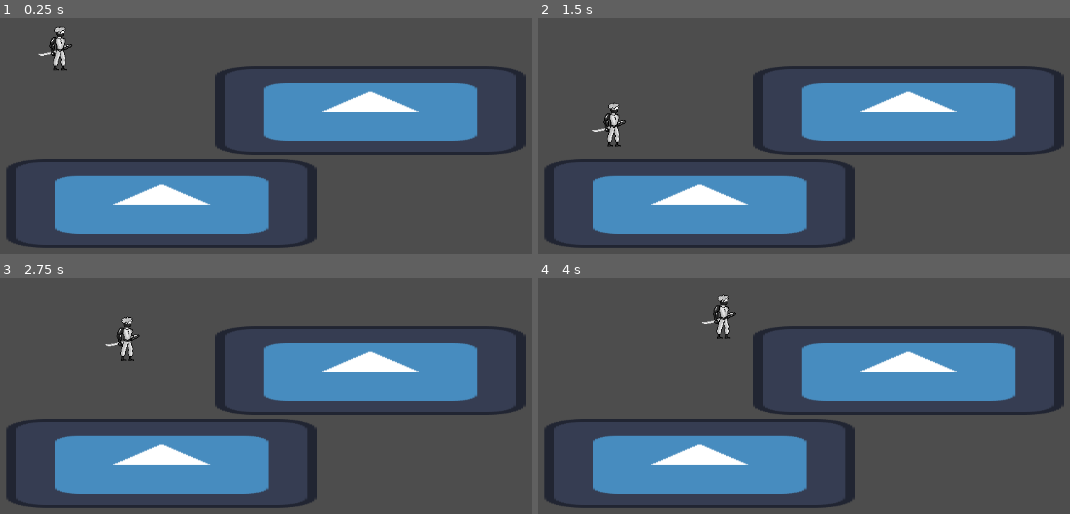
Above: before the commit, frames 1-4 (two rows, left to right).
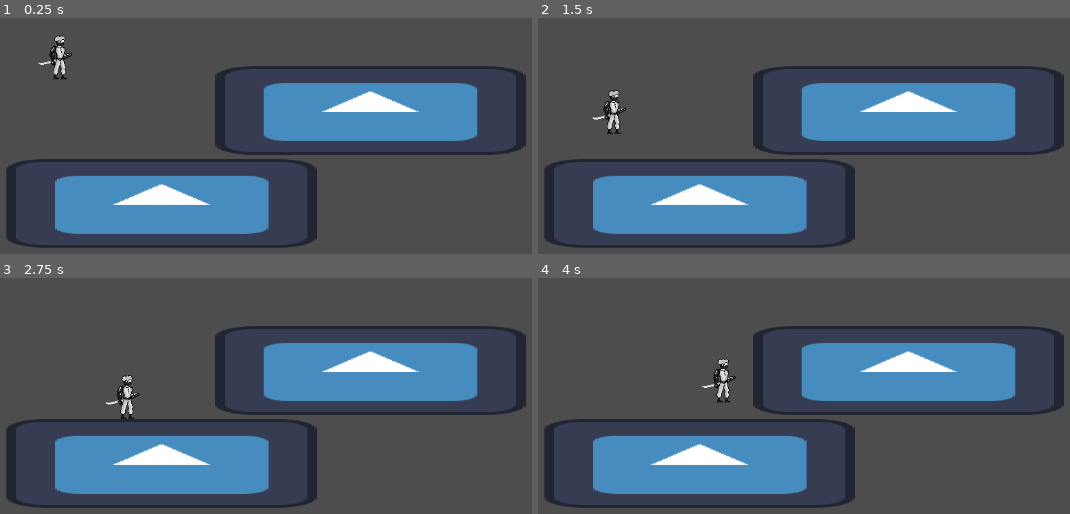
Above: after the commit, the same moments.

Repository: Dkoplik/Paint-it-Black
Game: Godot game, scene res://movement_test.tscn
The game is run twice, just before and just after one commit, with the same random seed, the same clock (stepped at 60 frames per second) and the same inputs. The project has no main scene, so this scene is started directly. The engine's default icon, where the game draws it, is replaced by a stand-in: a white triangle on a blue panel in a dark square.
Inputs:
- Up to frame 1 (0.25 s): no input
- Up to frame 2 (1.5 s): hold Space (jump) 0.53-1.28 s; hold D (right) from 0.53 s (still down); tap Space (jump) at 1.35 s
- Up to frame 3 (2.75 s): tap Space (jump) at 1.52, 1.82 s; release D (right) at 2.03 s; hold A (left) from 2.03 s (still down); hold Space (jump) from 2.03 s (still down)
- Up to frame 4 (4 s): release A (left) at 2.78 s; release Space (jump) at 2.78 s; hold D (right) from 2.78 s (still down); tap Space (jump) at 2.85, 3.02, 3.32 s; hold Space (jump) from 3.53 s (still down)

The runs differ from the first frame. In frame 1, 0.5% of the frame differs, in the area x 7-14%, y 3-27%; in frame 2, 0.5%; in frame 3, 0.8%; in frame 4, 0.8%, in the area x 30-38%, y 6-53%.

Commit message:
пофиксил обычный прыжок
Вместо posotion написал velocity

Diff:
--- a/Paint-it-Black/CharacterMovementController.gd
+++ b/Paint-it-Black/CharacterMovementController.gd
@@ -11,11 +11,9 @@
 # узел, который двигаем
 @export var character_body: CharacterBody2D
 
-
 func _physics_process(delta):
 	_gravity_and_slide(delta)
 	character_body.move_and_slide()
-
 
 func move(direction:float, delta):
 	var speed = _speed(delta)
@@ -31,15 +29,15 @@
 
 func jump():
 	if character_body.is_on_floor(): # простой прыжок
-		character_body.position.y = movement_resource.jump_speed
+		character_body.velocity.y -= movement_resource.jump_speed
 	if character_body.is_on_wall(): # прыжок от стены
 		var wall_position = character_body.get_wall_normal()
 		if wall_position.x>0: # стена слева
-			character_body.position.y = movement_resource.jump_speed
-			character_body.position.x -= movement_resource.jump_speed
+			character_body.velocity.y = movement_resource.jump_speed
+			character_body.velocity.x += movement_resource.jump_speed
 		else: # стена справа
-			character_body.position.y = movement_resource.jump_speed
-			character_body.position.x = movement_resource.jump_speed
+			character_body.velocity.y = movement_resource.jump_speed
+			character_body.velocity.x -= movement_resource.jump_speed
 
 # вычисление скорости
 func _speed(delta):
--- a/Paint-it-Black/movement_test.tscn
+++ b/Paint-it-Black/movement_test.tscn
@@ -10,12 +10,12 @@
 script = ExtResource("3_jiq6o")
 movement_acceleration = 49.5
 max_movement_speed = 61.2
-gravity = 100.0
-jump_speed = 5.6
-max_fall_speed = 100.0
-sliding_acceleration = 5.5
-max_sliding_speed = 18.9
-jump_angle = 6.0
+gravity = 500.0
+jump_speed = 300.0
+max_fall_speed = 5000.0
+sliding_acceleration = 10.8
+max_sliding_speed = 25.0
+jump_angle = 19.1
 
 [sub_resource type="RectangleShape2D" id="RectangleShape2D_kqd5g"]
 size = Vector2(26, 64)
--- a/Paint-it-Black/test_input.gd
+++ b/Paint-it-Black/test_input.gd
@@ -7,8 +7,7 @@
 	_movement_component = $CharacterMovementController
 
 func _physics_process(delta):
-	#_movement_component._gravity_and_slide(delta)
-	if Input.is_action_pressed("jump"):
+	if Input.is_action_just_pressed("jump"):
 		_movement_component.jump()
 
 	var direction = Input.get_axis("left", "right")
